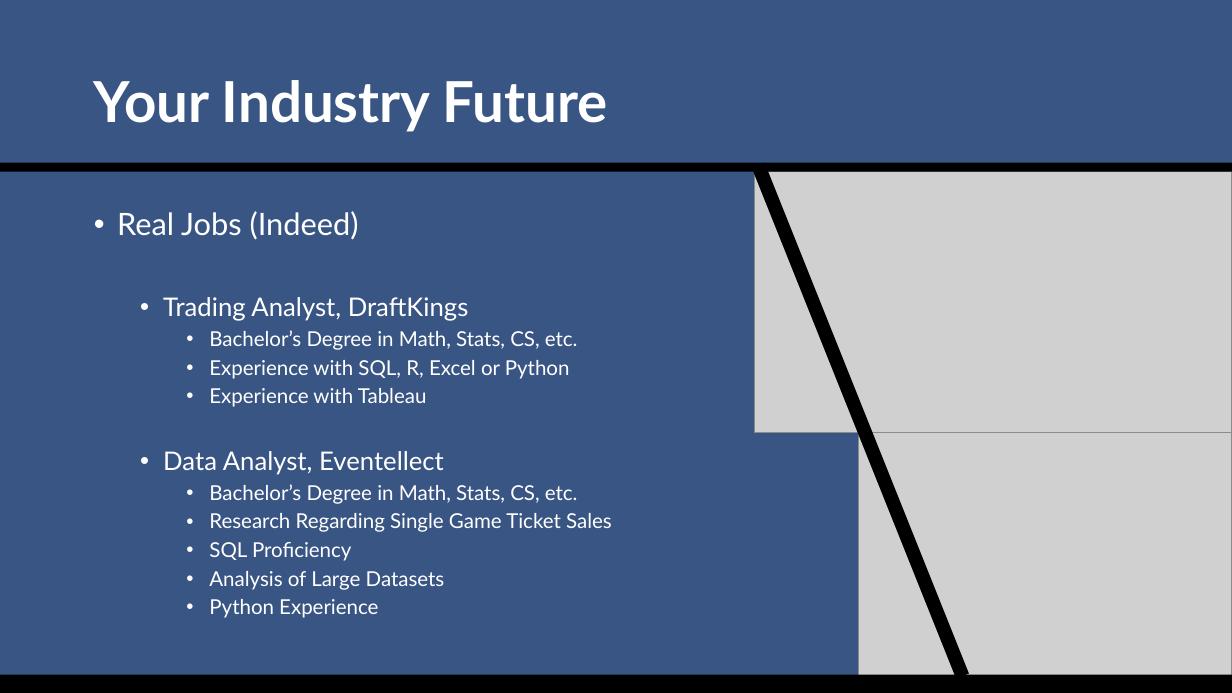
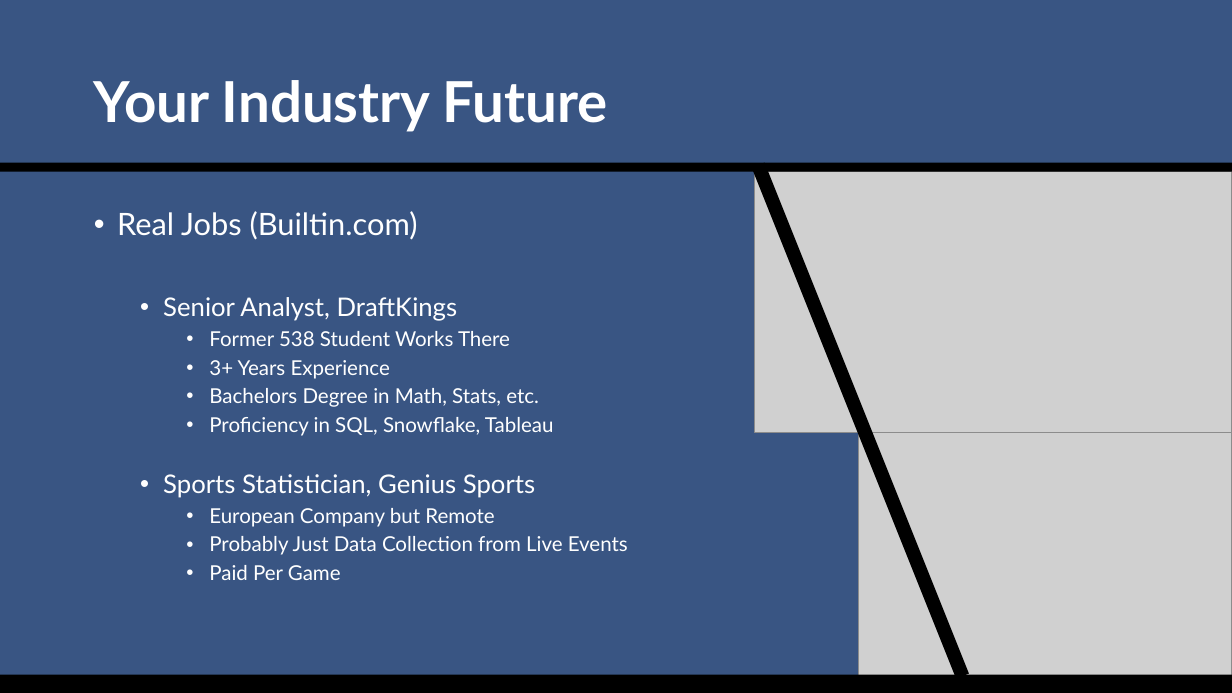
Before and after one commit to SuperMarioGiacomazzo/STOR538_WEBSITE, a slide deck: slide 19 of Slides/Sports Analytics 3/Sports_Analytics_3_Lecture.pptx. Drawn at 1232x693 pixels with LibreOffice and Linux fonts; fonts in the diff are those of the drawing; grey boxes stand for pictures. Boxes give left, top, right and bottom in pixels: in the first picture for what was removed or moved away, otherwise in the second. Text is boxed around its words. In the diff, an @@ line names an element or a change of style, - is before the commit and + after.

```diff
--- a/Slides/Sports Analytics 3/Sports_Analytics_3_Lecture.pptx
+++ b/Slides/Sports Analytics 3/Sports_Analytics_3_Lecture.pptx
@@ text at (117,211,628,580): text changed @@
-• Real Jobs (Indeed)
-  • Trading Analyst, DraftKings
-    • Bachelor’s Degree in Math, Stats, CS, etc.
-    • Experience with SQL, R, Excel or Python
-    • Experience with Tableau
-  • Data Analyst, Eventellect
-    • Bachelor’s Degree in Math, Stats, CS, etc.
-    • Research Regarding Single Game Ticket Sales
-    • SQL Proficiency
-    • Analysis of Large Datasets
-    • Python Experience
+• Real Jobs (Builtin.com)
+  • Senior Analyst, DraftKings
+    • Former 538 Student Works There
+    • 3+ Years Experience
+    • Bachelors Degree in Math, Stats, etc.
+    • Proficiency in SQL, Snowflake, Tableau
+  • Sports Statistician, Genius Sports
+    • European Company but Remote
+    • Probably Just Data Collection from Live Events
+    • Paid Per Game
```
Also in this commit, not shown: 9 other slides changed, 1 slide added, 1 slide removed, 7 other files.
